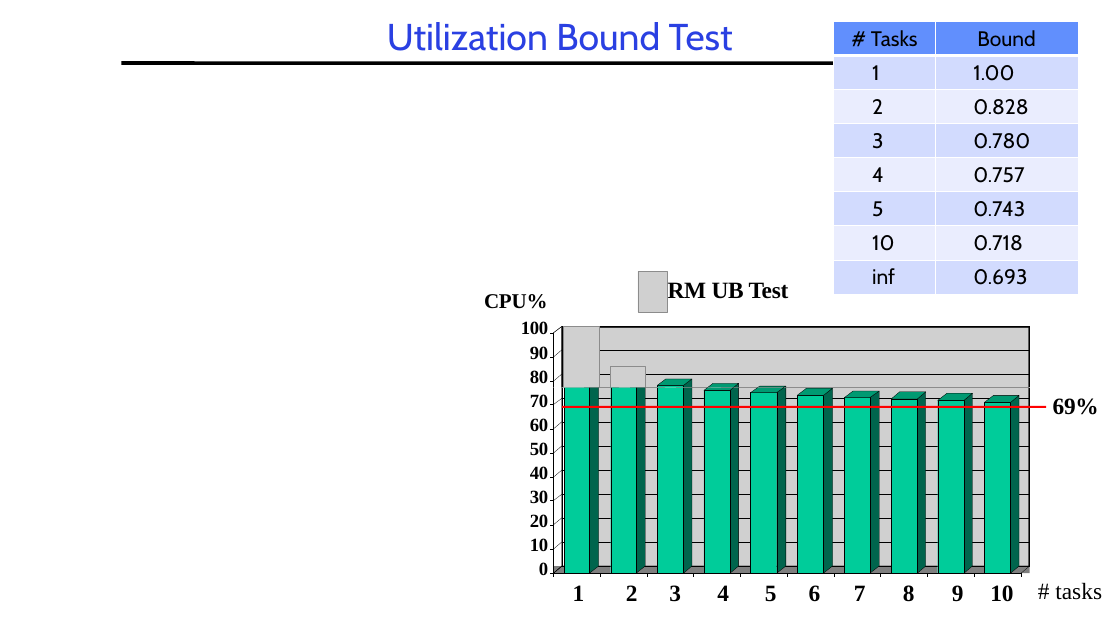
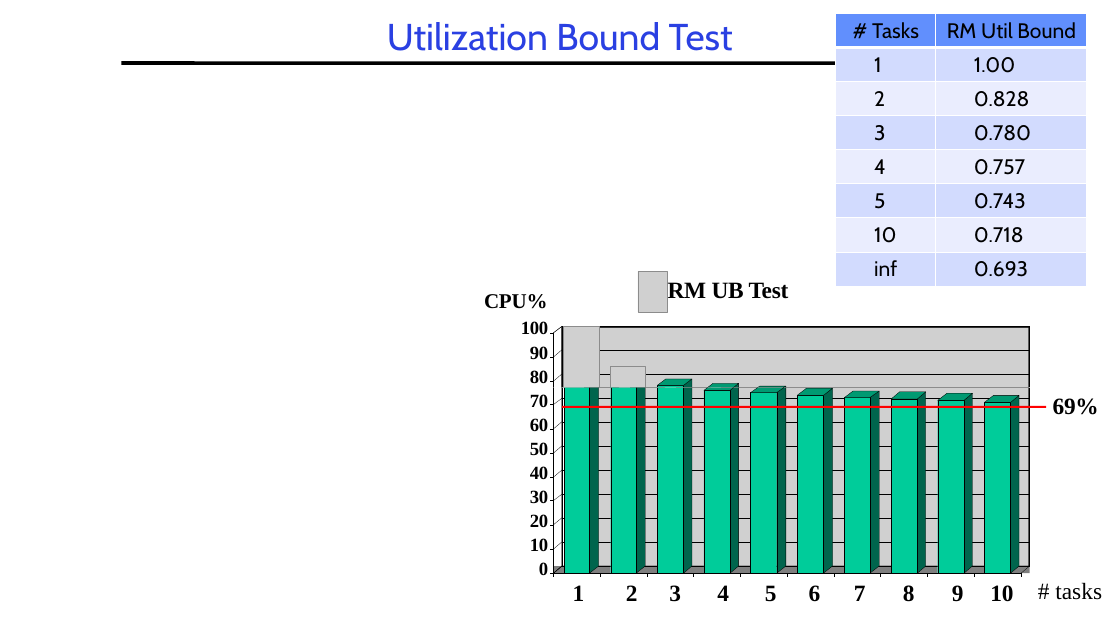
Before and after one commit to guhofstra/CSC256Fa25, a slide deck: slide 32 of PPTs/L6-RTScheduling.pptx. Drawn at 1120x630 pixels with LibreOffice and Linux fonts; fonts in the diff are those of the drawing; grey boxes stand for pictures. Boxes give left, top, right and bottom in pixels: in the first picture for what was removed or moved away, otherwise in the second. Text is boxed around its words. In the diff, an @@ line names an element or a change of style, - is before the commit and + after.

```diff
--- a/PPTs/L6-RTScheduling.pptx
+++ b/PPTs/L6-RTScheduling.pptx
@@ table at <box>836,13,1087,286</box> @@
-row 1, column 2: Bound
+row 1, column 2: RM Util Bound
@@ table: place and size @@
-table at <box>834,22,1078,294</box>
+table at <box>836,13,1087,286</box>
```
Also in this commit, not shown: 2 other slides changed, 4 other files.
